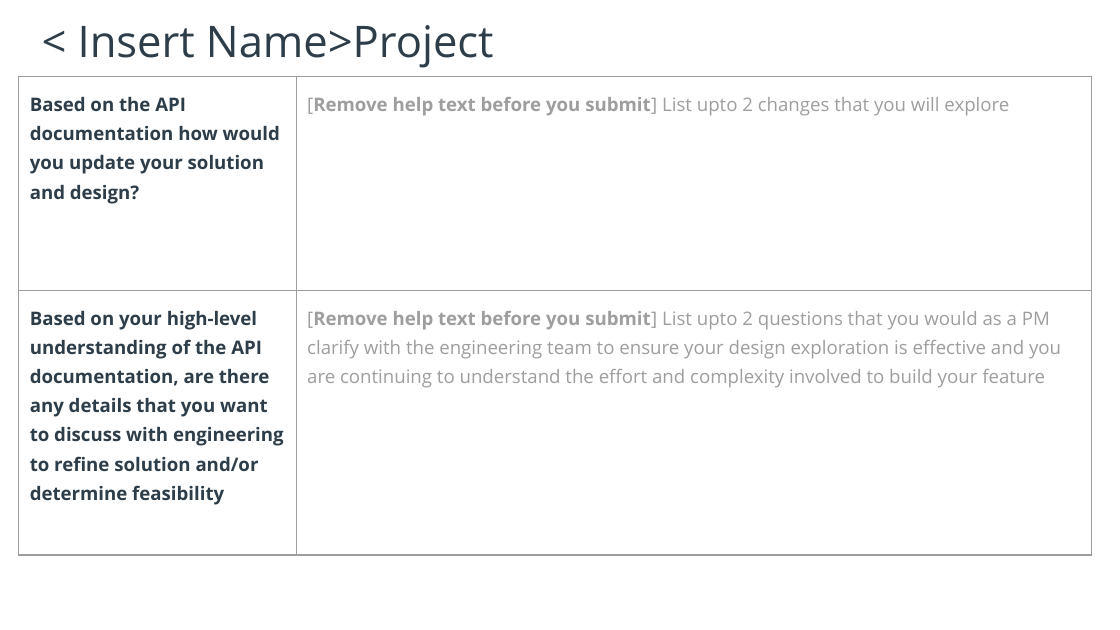
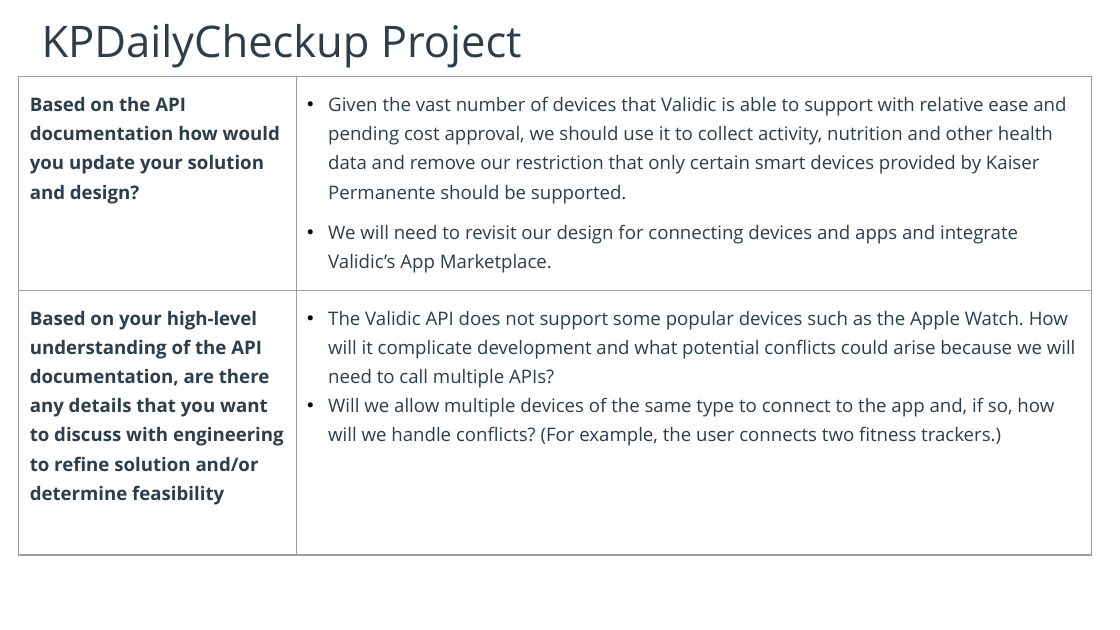
Before and after one commit to maleina/Health-App-Product-Management, a slide deck: slide 9 of 3 - Product Development/Project Presentation Course 3.pptx (slide 12 before the commit). Drawn at 1120x630 pixels with LibreOffice and Linux fonts; fonts in the diff are those of the drawing. Boxes give left, top, right and bottom in pixels: in the first picture for what was removed or moved away, otherwise in the second. Text is boxed around its words. In the diff, an @@ line names an element or a change of style, - is before the commit and + after.

Commit message:
docs: First draft of full product development deck

```diff
--- a/3 - Product Development/Project Presentation Course 3.pptx
+++ b/3 - Product Development/Project Presentation Course 3.pptx
@@ title at [42, 24, 522, 68]: text changed @@
-< Insert Name>Project
+KPDailyCheckup Project
@@ table at [19, 76, 1092, 554] @@
-row 1, column 2: [Remove help text before you submit] List upto 2 changes that you will explore
+row 1, column 2: Given the vast number of devices that Validic is able to support with relative ease and pending cost approval, we should use it to collect activity, nutrition and other health data and remove our restriction that only certain smart devices provided by Kaiser Permanente should be supported. / We will need to revisit our design for connecting devices and apps and integrate Validic’s App Marketplace.
-row 2, column 2: [Remove help text before you submit] List upto 2 questions that you would as a PM clarify with the engineering team to ensure your design exploration is effective and you are continuing to understand the effort and complexity involved to build your feature
+row 2, column 2: The Validic API does not support some popular devices such as the Apple Watch. How will it complicate development and what potential conflicts could arise because we will need to call multiple APIs? / Will we allow multiple devices of the same type to connect to the app and, if so, how will we handle conflicts? (For example, the user connects two fitness trackers.)
```
Also in this commit, not shown: 10 other slides changed, 10 slides removed, 2 other files.
